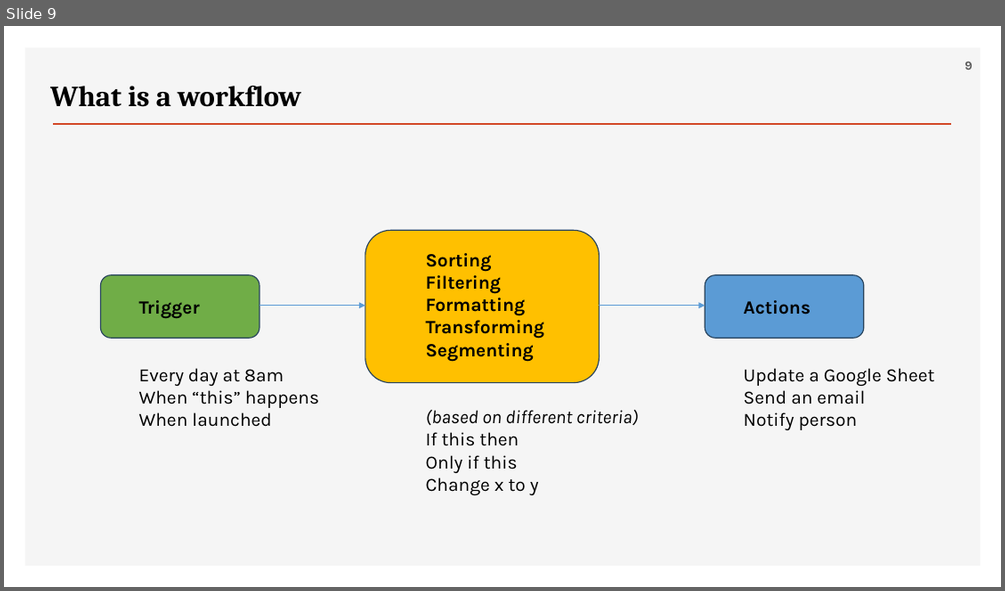
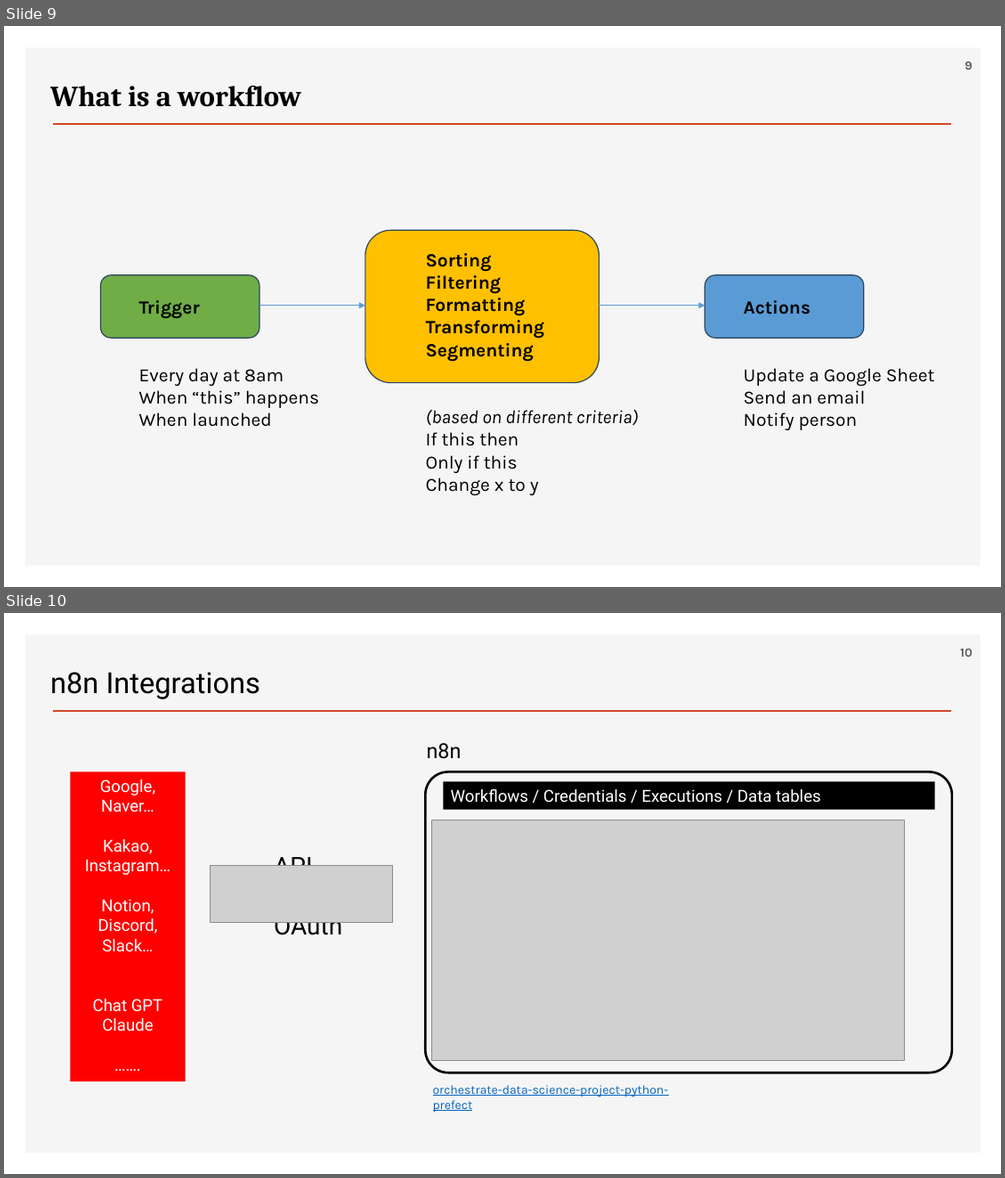
Before and after one commit to ancestor9/2026_Fall_AI-Workflow, a slide deck: PPTs/04_AI Workflow_n8n.pptx. Shown one above the other, each under a label of ours: slide 9 before the commit, slides 9 and 10 after it. The pictures are 1005x591 and 1005x1178 pixels, drawn with LibreOffice and Linux fonts; fonts in the diff are those of the drawing; grey boxes stand for pictures; background and template pictures are left out. Boxes give left, top, right and bottom in pixels: in the first picture for what was removed or moved away, otherwise in the second. Text is boxed around its words. In the diff, an @@ line names an element or a change of style, - is before the commit and + after.

```diff
--- a/PPTs/04_AI Workflow_n8n.pptx
+++ b/PPTs/04_AI Workflow_n8n.pptx
@@ slide 10 added at [4, 613, 1001, 1174], background #FFFFFF; not listed: 2 template elements that a slide beside it also shows @@
@@ page number added at [960, 649, 972, 657], 12 pt, text #595959, bold @@
+10
@@ text added at [50, 672, 260, 699], 28 pt, text #000000 @@
+n8n Integrations
@@ text added at [427, 743, 461, 759], 20 pt, text #000000 @@
+n8n
@@ rectangle added at [70, 771, 185, 1081], fill #FF0000, 16 pt, text #FFFFFF @@
+Google,
+Naver…
+Kakao, Instagram…
+Notion, Discord, Slack…
+Chat GPT
+Claude
+…….
@@ rounded rectangle added at [426, 771, 952, 1072], outline #000000 2.25 pt @@
@@ rectangle added at [443, 782, 934, 810], fill #000000, 16 pt, text #FFFFFF @@
+Workflows / Credentials / Executions / Data tables
@@ picture added at [432, 820, 905, 1060] @@
@@ picture added at [210, 866, 393, 923] @@
@@ text added at [274, 857, 342, 934], 24 pt, text #000000 @@
+API
+OAuth
@@ text added at [433, 1085, 669, 1112], 12 pt, text #0563C1, underline @@
+orchestrate-data-science-project-python-prefect
```
Also in this commit, not shown: 1 slide changed, 14 other slides added.
